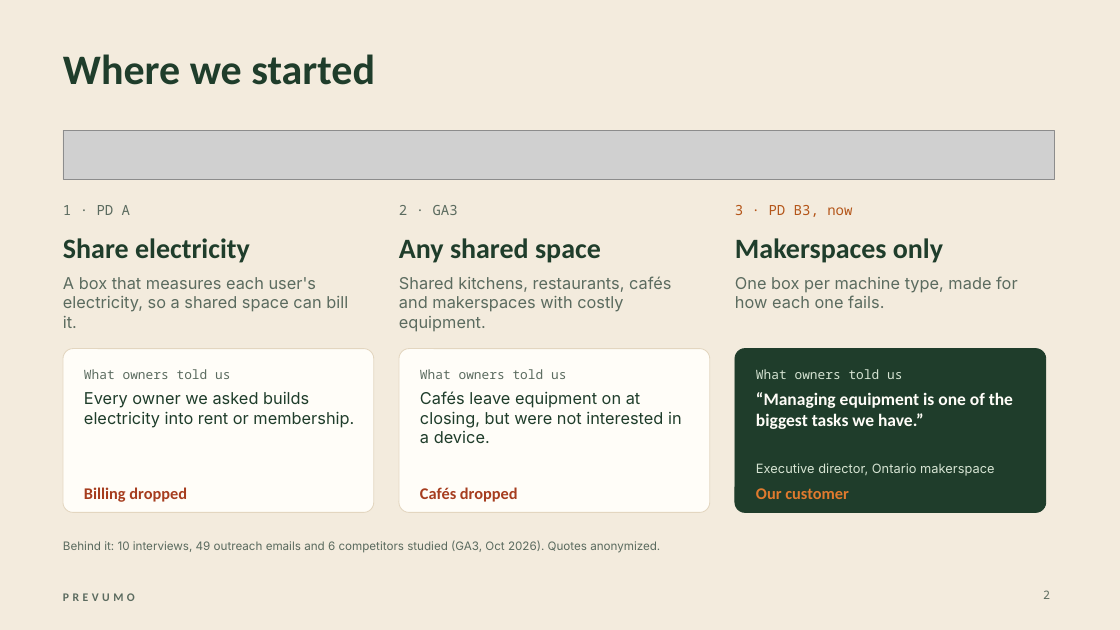
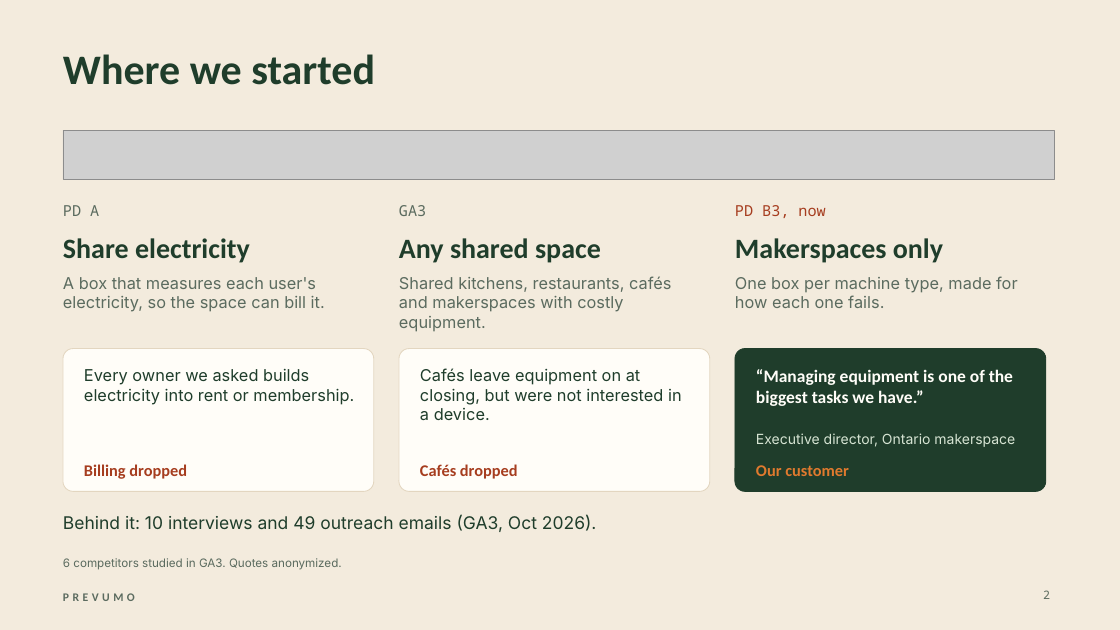
Before and after one commit to WAHB22/wahbs-world, a slide deck: slide 2 of prevumo/deliverables/final/PREVUMO-final.pptx. Drawn at 1120x630 pixels with LibreOffice and Linux fonts; fonts in the diff are those of the drawing; grey boxes stand for pictures. Boxes give left, top, right and bottom in pixels: in the first picture for what was removed or moved away, otherwise in the second. Text is boxed around its words. In the diff, an @@ line names an element or a change of style, - is before the commit and + after.

```diff
--- a/prevumo/deliverables/final/PREVUMO-final.pptx
+++ b/prevumo/deliverables/final/PREVUMO-final.pptx
@@ text at (x1=63, y1=205, x2=99, y2=216): text changed; size 12 to 13 pt @@
-1 · PD A
+PD A
@@ text at (x1=399, y1=205, x2=426, y2=216): text changed; size 12 to 13 pt @@
-2 · GA3
+GA3
@@ text at (x1=735, y1=205, x2=825, y2=218): text changed; size 12 to 13 pt; text colour #B4561A to #A63D1F @@
-3 · PD B3, now
+PD B3, now
@@ text at (x1=63, y1=277, x2=325, y2=312): text changed @@
-A box that measures each user's electricity, so a shared space can bill it.
+A box that measures each user's electricity, so the space can bill it.
@@ rounded rectangle resized from (x1=63, y1=349, x2=374, y2=513) to (x1=63, y1=349, x2=374, y2=492) @@
@@ rounded rectangle resized from (x1=399, y1=349, x2=710, y2=513) to (x1=399, y1=349, x2=710, y2=492) @@
@@ proportions changed in 3 elements at (x1=63, y1=349, x2=374, y2=492), (x1=399, y1=349, x2=710, y2=492), (x1=735, y1=349, x2=1046, y2=492) @@
@@ rounded rectangle resized from (x1=735, y1=349, x2=1046, y2=513) to (x1=735, y1=349, x2=1046, y2=492) @@
@@ text "Every owner we asked builds ..." moved from (x1=84, y1=392, x2=354, y2=428) to (x1=84, y1=369, x2=354, y2=405) @@
@@ text removed at (x1=84, y1=369, x2=230, y2=379) @@
-What owners told us
@@ text "Cafés leave equipment on at ..." moved from (x1=420, y1=391, x2=682, y2=443) to (x1=420, y1=368, x2=682, y2=420) @@
@@ text removed at (x1=420, y1=369, x2=566, y2=379) @@
-What owners told us
@@ text "“Managing equipment is one of ..." moved from (x1=756, y1=392, x2=1013, y2=429) to (x1=756, y1=369, x2=1013, y2=406) @@
@@ text removed at (x1=756, y1=369, x2=902, y2=379) @@
-What owners told us
@@ text "Executive director, Ontario makerspace" moved from (x1=756, y1=463, x2=994, y2=476) to (x1=756, y1=433, x2=1015, y2=447) @@
@@ text "Executive director, Ontario makerspace" at (x1=756, y1=433, x2=1015, y2=447): size 11 to 12 pt @@
@@ 3 texts moved together from (x1=84, y1=487, x2=849, y2=502) to (x1=84, y1=464, x2=849, y2=479) @@
@@ text at (x1=63, y1=515, x2=597, y2=532): text changed; size 10 to 15 pt; text colour #5B6B5F to #1F3D2B @@
-Behind it: 10 interviews, 49 outreach emails and 6 competitors studied (GA3, Oct 2026). Quotes anonymized.
+Behind it: 10 interviews and 49 outreach emails (GA3, Oct 2026).
@@ text added at (x1=63, y1=558, x2=342, y2=570), 10 pt, text #5B6B5F @@
+6 competitors studied in GA3. Quotes anonymized.
```
Also in this commit, not shown: 12 other slides changed, 12 other files.
